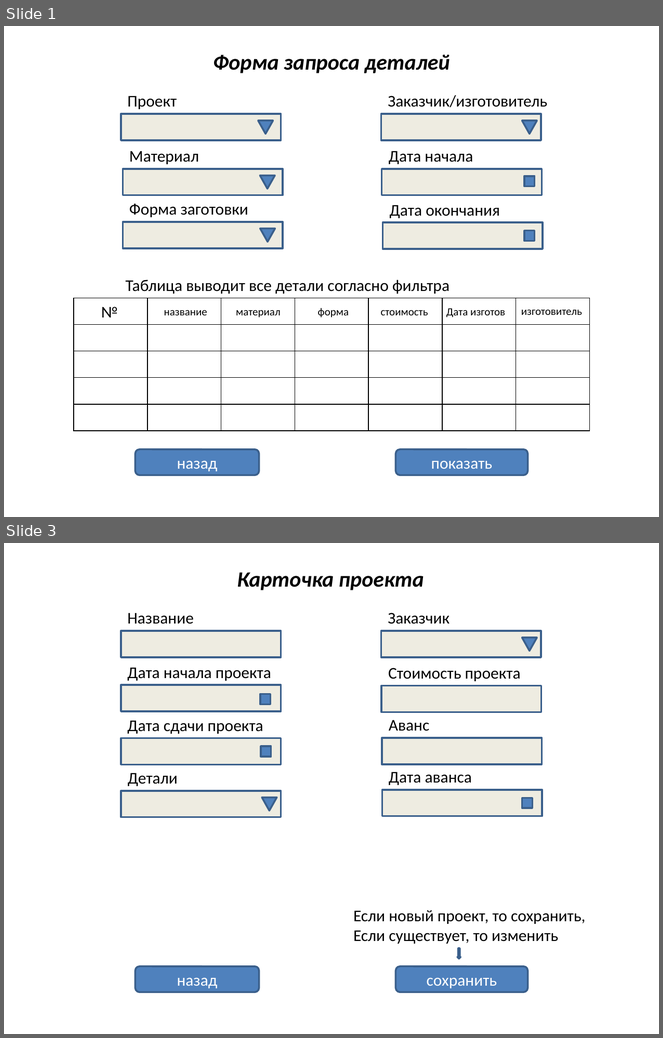
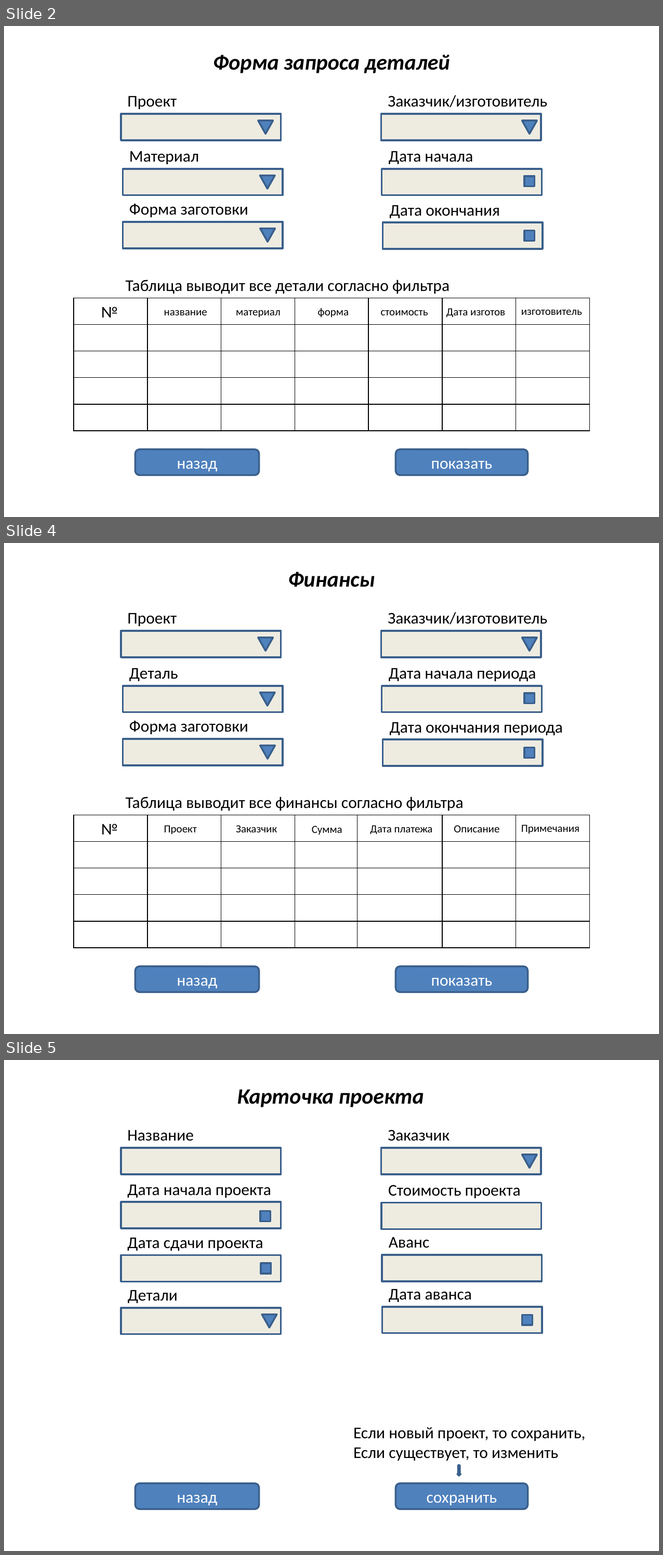
Before and after one commit to ytsep/projects_TPI, a slide deck: ПроектыТПИ.pptx. Shown one above the other, each under a label of ours: slides 1 and 3 before the commit, slides 2, 4 and 5 after it; the slides between them are not shown. The pictures are 663x1038 and 663x1555 pixels, drawn with LibreOffice and Linux fonts; fonts in the diff are those of the drawing. Boxes give left, top, right and bottom in pixels: in the first picture for what was removed or moved away, otherwise in the second. Text is boxed around its words. In the diff, an @@ line names an element or a change of style, - is before the commit and + after.

```diff
--- a/ПроектыТПИ.pptx
+++ b/ПроектыТПИ.pptx
@@ slide 4 added at (x1=4, y1=543, x2=659, y2=1034), background #FFFFFF @@
@@ text added at (x1=288, y1=572, x2=375, y2=587), 24 pt, text #000000, bold, italic @@
+Финансы
@@ text added at (x1=127, y1=613, x2=177, y2=626), 18 pt, text #000000 @@
+Проект
@@ text added at (x1=388, y1=612, x2=547, y2=625), 18 pt, text #000000 @@
+Заказчик/изготовитель
@@ rectangle added at (x1=122, y1=631, x2=281, y2=657), fill #EEECE1, outline #3A5F8C 2 pt @@
@@ rectangle added at (x1=382, y1=631, x2=541, y2=657), fill #EEECE1, outline #3A5F8C 2 pt @@
@@ flow chart merge added at (x1=258, y1=637, x2=273, y2=651), fill #4F81BD, outline #3A5F8C 2 pt @@
@@ flow chart merge added at (x1=522, y1=637, x2=538, y2=651), fill #4F81BD, outline #3A5F8C 2 pt @@
@@ text added at (x1=129, y1=668, x2=178, y2=681), 18 pt, text #000000 @@
+Деталь
@@ text added at (x1=389, y1=668, x2=536, y2=682), 18 pt, text #000000 @@
+Дата начала периода
@@ rectangle added at (x1=123, y1=686, x2=283, y2=712), fill #EEECE1, outline #3A5F8C 2 pt @@
@@ flow chart merge added at (x1=260, y1=692, x2=275, y2=705), fill #4F81BD, outline #3A5F8C 2 pt @@
@@ rectangle added at (x1=382, y1=686, x2=542, y2=712), fill #EEECE1, outline #3A5F8C 2 pt @@
@@ rectangle added at (x1=524, y1=693, x2=535, y2=704), fill #4F81BD, outline #3A5F8C 2 pt @@
@@ text added at (x1=129, y1=721, x2=248, y2=734), 18 pt, text #000000 @@
+Форма заготовки
@@ text added at (x1=390, y1=722, x2=563, y2=736), 18 pt, text #000000 @@
+Дата окончания периода
@@ rectangle added at (x1=123, y1=739, x2=283, y2=765), fill #EEECE1, outline #3A5F8C 2 pt @@
@@ flow chart merge added at (x1=260, y1=745, x2=275, y2=759), fill #4F81BD, outline #3A5F8C 2 pt @@
@@ rectangle added at (x1=383, y1=740, x2=543, y2=766), fill #EEECE1, outline #3A5F8C 2 pt @@
@@ rectangle added at (x1=524, y1=748, x2=535, y2=759), fill #4F81BD, outline #3A5F8C 2 pt @@
@@ text added at (x1=126, y1=797, x2=464, y2=811), 18 pt, text #000000 @@
+Таблица выводит все финансы согласно фильтра
@@ table added at (x1=74, y1=815, x2=588, y2=948), 5 rows, 7 columns @@
+ | на |  |  |  |  | 
+ |  |  |  |  |  | 
+ |  |  |  |  |  | 
+ |  |  |  |  |  | 
+ |  |  |  |  |  | 
@@ text added at (x1=101, y1=824, x2=118, y2=835), 18 pt, text #000000 @@
+№
@@ text added at (x1=164, y1=825, x2=197, y2=835), 12 pt, text #000000 @@
+Проект
@@ text added at (x1=236, y1=825, x2=277, y2=833), 12 pt, text #000000 @@
+Заказчик
@@ text added at (x1=312, y1=826, x2=343, y2=835), 12 pt, text #000000 @@
+Сумма
@@ text added at (x1=370, y1=825, x2=433, y2=835), 12 pt, text #000000 @@
+Дата платежа
@@ text added at (x1=454, y1=825, x2=500, y2=833), 12 pt, text #000000 @@
+Описание
@@ text added at (x1=521, y1=825, x2=580, y2=834), 12 pt, text #000000 @@
+Примечания
@@ rounded rectangle added at (x1=135, y1=967, x2=259, y2=992), fill #4F81BD, outline #3A5F8C 2 pt, 18 pt, text #FFFFFF @@
+назад
@@ rounded rectangle added at (x1=396, y1=967, x2=528, y2=992), fill #4F81BD, outline #3A5F8C 2 pt, 18 pt, text #FFFFFF @@
+показать
@@ what was slide 1 is now slide 2 @@
@@ what was slide 3 is now slide 5 @@
```
Also in this commit, not shown: 2 slides changed, 1 other slide added.
